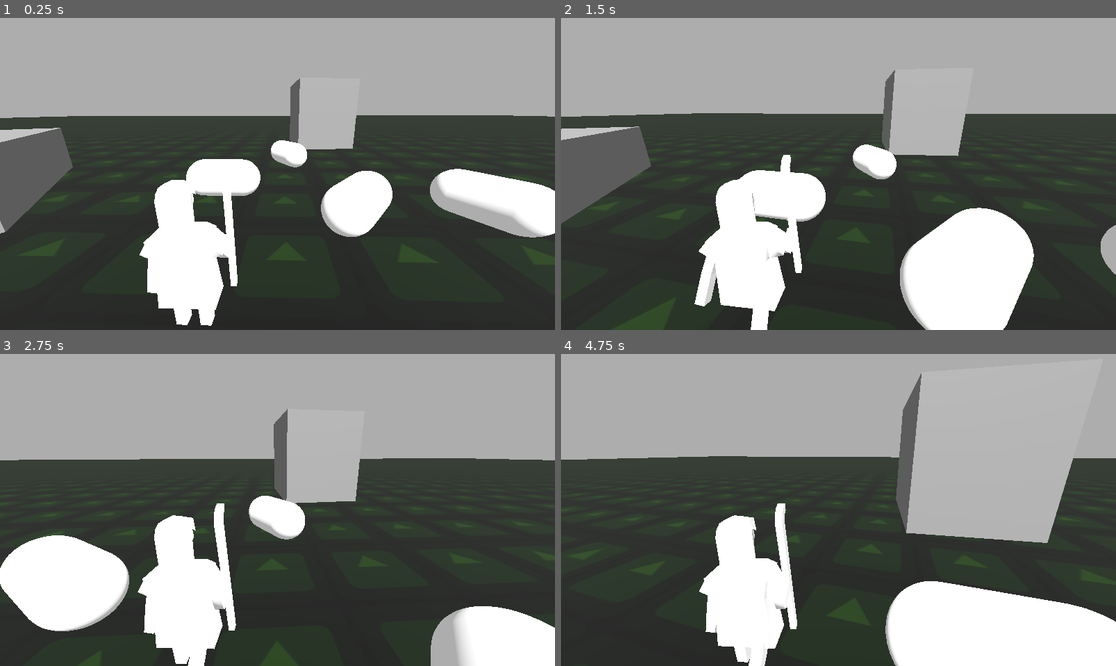
Above: before the commit, frames 1-4 (two rows, left to right).
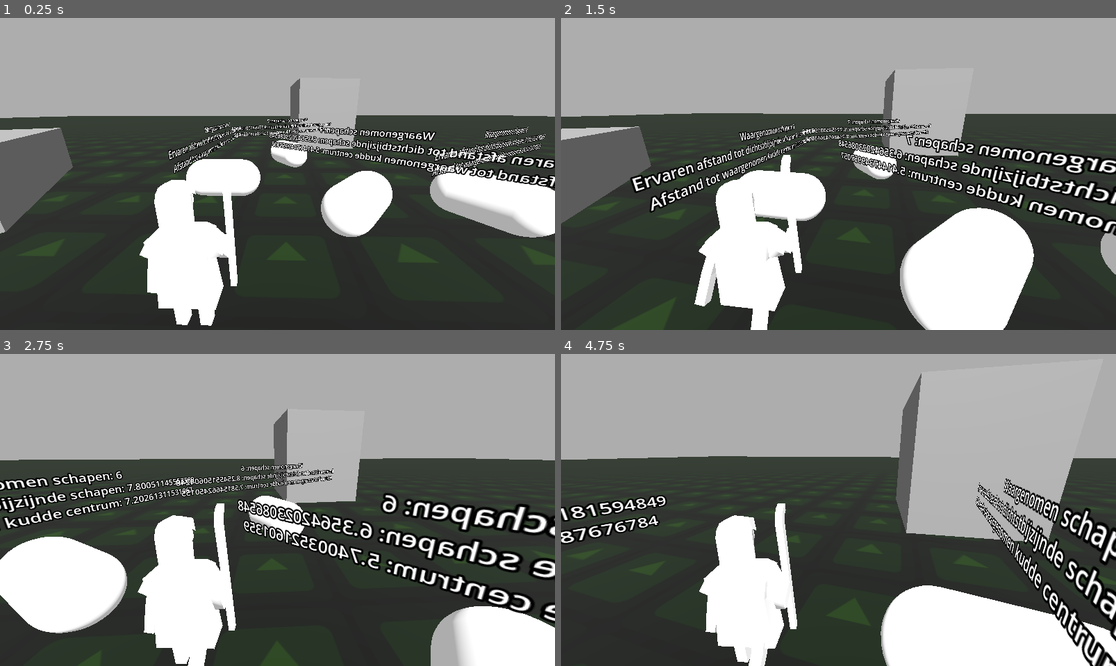
Above: after the commit, the same moments.

Repository: StudioZonnevang/Herda
Game: Godot game, scene res://Environments/veld.tscn
Same seed, same stepped clock (60 frames per second), same inputs: the game is played once before the commit and once after it. The engine's default icon, where the game draws it, is replaced by a stand-in: a white triangle on a blue panel in a dark square.
Inputs (mouse positions are in pixels of both pictures, inside the frame that each line leads up to):
- Up to frame 1 (0.25 s): no input
- Up to frame 2 (1.5 s): tap Enter at 0.5 s; move the mouse to (866, 174) at 0.52 s; hold W (walk forward) from 0.53 s (still down); click (866, 174) at 0.6 s; move the mouse to (810, 174) at 1.27 s; click (810, 174) at 1.35 s
- Up to frame 3 (2.75 s): keep holding W (walk forward); move the mouse to (288, 503) at 2.02 s; click (288, 503) at 2.1 s
- Up to frame 4 (4.75 s): keep holding W (walk forward); move the mouse to (832, 516) at 2.77 s; click (832, 516) at 2.85 s; move the mouse to (877, 513) at 3.52 s; click (877, 513) at 3.6 s; move the mouse to (794, 506) at 4.27 s; click (794, 506) at 4.35 s

The runs differ from the first frame. In frame 1, 4.0% of the frame differs, in the area x 30-100%, y 32-55%; in frame 2, 6.9%; in frame 3, 10%, in the area x 0-100%, y 34-90%; in frame 4, 6.9%.

Commit message:
Schaap kapot?
Meer logica toegevoegd voor gezelligheid, lijkt schaap te breken

Diff:
--- a/herda-godot/Code/Scripts/rays_schieten.gd
+++ b/herda-godot/Code/Scripts/rays_schieten.gd
@@ -9,7 +9,7 @@
 
 
 # Called every frame. 'delta' is the elapsed time since the previous frame.
-func _process(delta: float) -> void:
+func _process(_delta: float) -> void:
 	var space = get_world_3d().direct_space_state
 	var target_coordinates = project_ray_normal(get_viewport().get_mouse_position())
 	var hit = space.intersect_ray(
--- a/herda-godot/Code/Scripts/schaap.gd
+++ b/herda-godot/Code/Scripts/schaap.gd
@@ -2,8 +2,10 @@
 extends Node3D
 
 @export var herder_scene: Node3D
-@export var show_debug_material : bool = true
+@export var debug_mode : bool = true
 @export var cam: Camera3D
+@export var debug_label : Label3D
+var debug_text = []
 
 @onready var body : MeshInstance3D = find_child("Body")
 
@@ -65,6 +67,9 @@
 		behoefte_persoonlijke_ruimte : persoonlijke_ruimte_logica(delta)
 		behoefte_gezelligheid : gezelligheid_logica()
 
+	if debug_mode:
+		update_debug_panel()
+
 # welke schapen neemt het schaap waar. hoeft mss niet elk frame.
 func update_waargenomen_schapen() -> void:
 	waargenomen_schapen = []
@@ -81,7 +86,11 @@
 
 # bepaald de dringendheid van de behoefte
 func update_behoefte_voeding() -> void:
-	pass
+	if (behoefte_voeding < 1):
+		behoefte_voeding += (1.0 / 10000.0)
+	else:
+		# shaap gaat dood
+		pass
 
 func update_behoefte_persoonlijke_ruimte() -> void:
 	irritatiebronnen = []
@@ -96,7 +105,43 @@
 	behoefte_persoonlijke_ruimte = 1 - 1 / sqrt(behoefte_persoonlijke_ruimte_falloff * irritatie_totaal + 1)
 
 func update_behoefte_gezelligheid() -> void:
-	pass
+	# benodigde drijfveren voor gezelligheid
+	var aantal_waargenomen_schapen : int = waargenomen_schapen.size()
+	var afstand_tot_kudde_centrum : float = 0
+	var gemiddelde_afstand_dichtstbijzijnde_schapen : float = 0
+	#var eenzame_tijd_verstreken : float
+
+	# ondersteunende variabelen
+	var dichtstbijzijnde_schapen = []
+	var waargenomen_kudde_centrum : Vector3
+	for i in waargenomen_schapen:
+		var afstand = position.distance_to(i.position)
+		dichtstbijzijnde_schapen.append([i, afstand])
+		afstand_tot_kudde_centrum += afstand
+		waargenomen_kudde_centrum.x += i.position.x
+		waargenomen_kudde_centrum.y += i.position.y
+		waargenomen_kudde_centrum.z += i.position.z
+	waargenomen_kudde_centrum.x = waargenomen_kudde_centrum.x / waargenomen_schapen.size()
+	waargenomen_kudde_centrum.y = waargenomen_kudde_centrum.y / waargenomen_schapen.size()
+	waargenomen_kudde_centrum.z = waargenomen_kudde_centrum.z / waargenomen_schapen.size()
+
+	afstand_tot_kudde_centrum = afstand_tot_kudde_centrum / waargenomen_schapen.size()#position.distance_to(waargenomen_kudde_centrum)
+
+	dichtstbijzijnde_schapen.sort_custom(func(a, b): return a[1] > b[1])
+	var minimale_kudde_hoeveelheid: int = 5 #afhankelijk van een soort "loner" / "volgzaamheid" variable?
+	var aantal_schapen_dichtbij: int = min(minimale_kudde_hoeveelheid, dichtstbijzijnde_schapen.size())
+	var max_gezichtveld_schaap: float = 100.0
+	for i in aantal_schapen_dichtbij:
+		gemiddelde_afstand_dichtstbijzijnde_schapen += position.distance_to(dichtstbijzijnde_schapen[i][0].position)
+	gemiddelde_afstand_dichtstbijzijnde_schapen = gemiddelde_afstand_dichtstbijzijnde_schapen / aantal_schapen_dichtbij
+	var ervaren_afstand_dichtstbijzijnde_schapen = (
+			gemiddelde_afstand_dichtstbijzijnde_schapen +
+			max_gezichtveld_schaap *
+			(minimale_kudde_hoeveelheid - aantal_schapen_dichtbij))
+
+	add_to_debug_panel("Waargenomen schapen: ", aantal_waargenomen_schapen)
+	add_to_debug_panel("Ervaren afstand tot dichtstbijzijnde schapen: ", ervaren_afstand_dichtstbijzijnde_schapen)
+	add_to_debug_panel("Afstand tot waargenomen kudde centrum: ", afstand_tot_kudde_centrum)
 
 # bepaald de manier waarop de behoefte vervuld wordt
 func voeding_logica() -> void:
@@ -142,8 +187,22 @@
 	if abs(atc) > PI: atc = atc + (2*PI if atc < 0 else -2*PI)
 	rotation.y += atc * turn_speed * delta
 
+### Debugging ###
+
 func schaap_kleuren(measured_variable, max_variable = 1) -> void:
 	var material = body.get_active_material(0)
 	var debug_red_value = remap(measured_variable, 0, max_variable, 0, 1)
 	material.albedo_color = Color(debug_red_value, 0.5, 0.5)
 	body.set_surface_override_material(0, material)
+
+func add_to_debug_panel(variabel_naam : String, variabel_waarde) -> void:
+	var regel : String = variabel_naam + str(variabel_waarde)
+	debug_text.append(regel)
+
+func update_debug_panel() -> void:
+	var text : String = ""
+	#if debug_text: text = debug_text[1]
+	for i in debug_text.size():
+		text = text + "\n" + str(debug_text[i])
+	debug_label.text = text
+	debug_text.clear()
--- a/herda-godot/Prefabs/schaap.tscn
+++ b/herda-godot/Prefabs/schaap.tscn
@@ -5,10 +5,16 @@
 
 [sub_resource type="CapsuleMesh" id="CapsuleMesh_3k1mh"]
 
-[node name="Schaap" type="Node3D" unique_id=267504549]
+[node name="Schaap" type="Node3D" unique_id=267504549 node_paths=PackedStringArray("debug_label")]
 script = ExtResource("1_5i12d")
+debug_label = NodePath("Label3D")
 
 [node name="Body" type="MeshInstance3D" parent="." unique_id=1229517002]
 transform = Transform3D(1, 0, 0, 0, -4.371139e-08, 1, 0, -1, -4.371139e-08, 0, 0, 0)
 mesh = SubResource("CapsuleMesh_3k1mh")
 surface_material_override/0 = ExtResource("1_3k1mh")
+
+[node name="Label3D" type="Label3D" parent="." unique_id=1756365708]
+transform = Transform3D(1, 0, 0, 0, 1, 0, 0, 0, 1, 0, 1.2538025, 0)
+text = "Schaap id:
+"
Not shown: 1 places in herda-godot/Environments/debug_scene.tscn that only renumber resources
